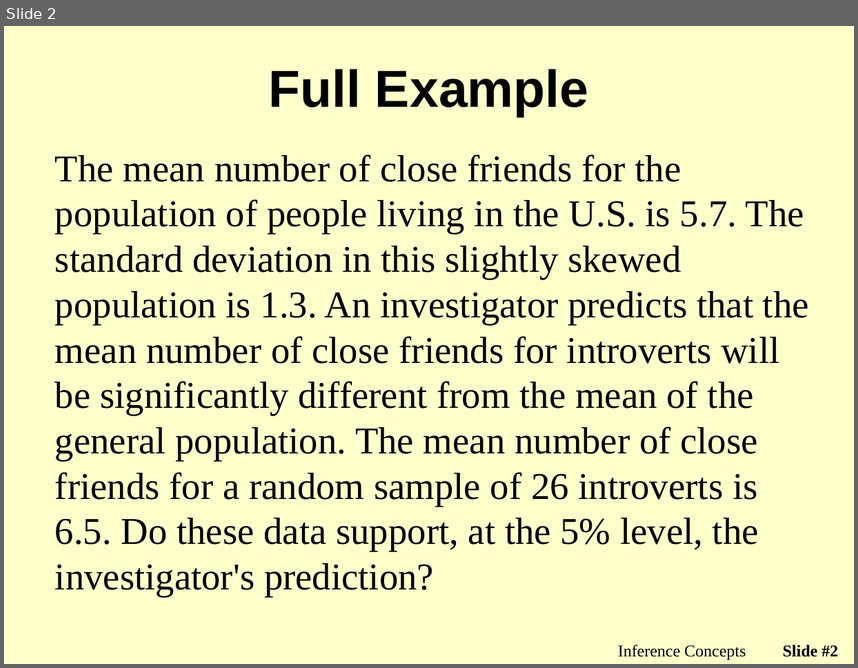
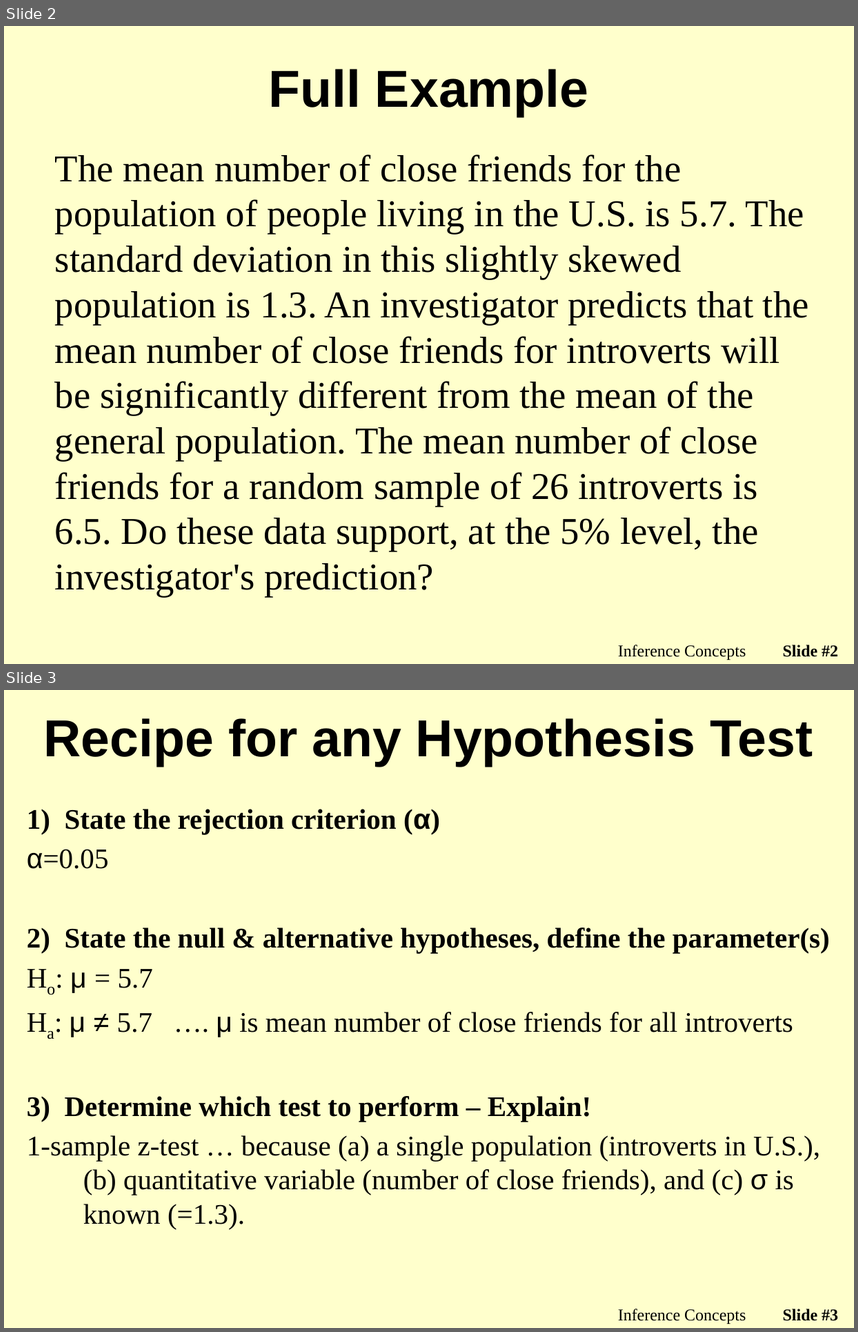
Before and after one commit to droglenc/NCMTH107, a slide deck: modules/1_Sample_Z/PPT2.pptx. Shown one above the other, each under a label of ours: slide 2 before the commit, slides 2 and 3 after it. The pictures are 858x668 and 858x1332 pixels, drawn with LibreOffice and Linux fonts; fonts in the diff are those of the drawing; background and template pictures are left out. Boxes give left, top, right and bottom in pixels: in the first picture for what was removed or moved away, otherwise in the second. Text is boxed around its words. In the diff, an @@ line names an element or a change of style, - is before the commit and + after.

Commit message:
More changes to z-test module

```diff
--- a/modules/1_Sample_Z/PPT2.pptx
+++ b/modules/1_Sample_Z/PPT2.pptx
@@ slide 3 added at <box>4,690,854,1328</box>, background picture (left out) @@
@@ title added at <box>44,718,813,767</box>, 44 pt, text #000000, bold @@
+Recipe for any Hypothesis Test
@@ text added at <box>27,809,830,1229</box>, 24 pt, text #000000 @@
+1) State the rejection criterion (α)
+α=0.05
+2) State the null & alternative hypotheses, define the parameter(s)
+Ho: μ = 5.7
+Ha: μ ≠ 5.7 …. μ is mean number of close friends for all introverts
+3) Determine which test to perform – Explain!
+1-sample z-test … because (a) a single population (introverts in U.S.), (b) quantitative variable (number of close friends), and (c) σ is known (=1.3).
@@ text added at <box>618,1308,746,1323</box>, 14 pt, text #000000 @@
+Inference Concepts
@@ page number added at <box>783,1308,838,1321</box>, 14 pt, text #000000, bold @@
+Slide #3
```
Also in this commit, not shown: 4 other slides added, 2 other files.
